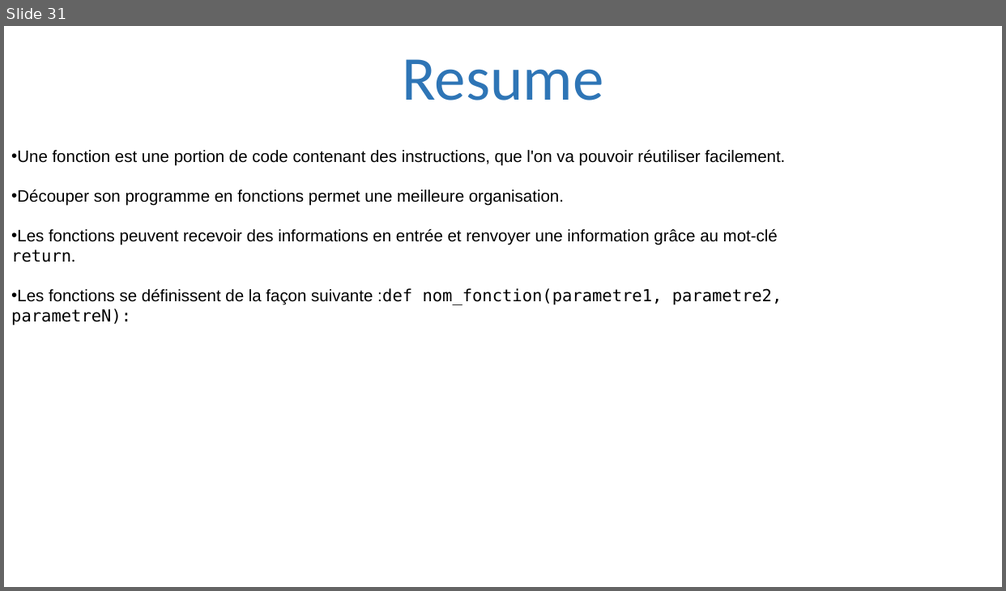
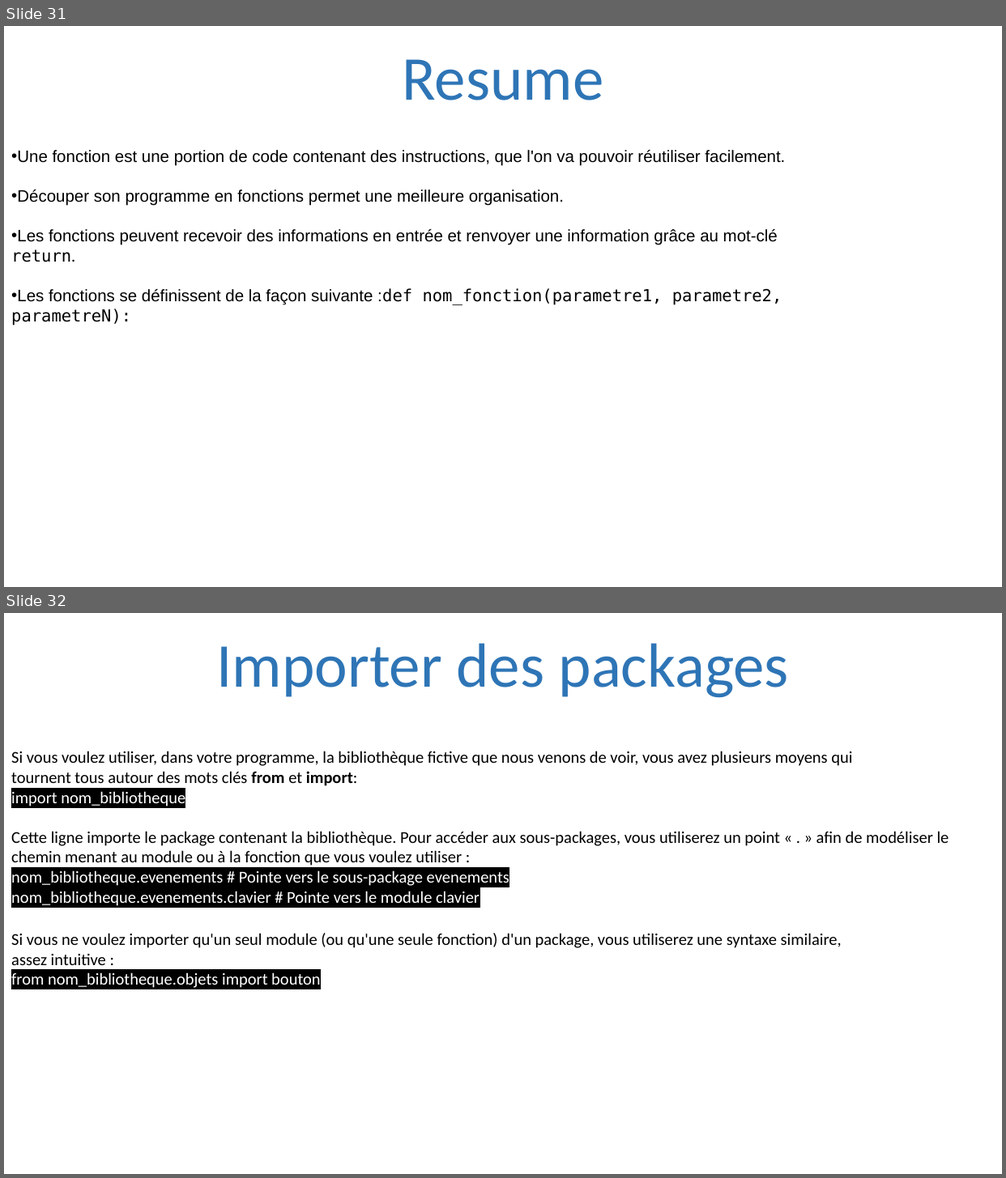
Before and after one commit to julienPalleau/PythonDoc, a slide deck: Python-resume.pptx. Shown one above the other, each under a label of ours: slide 31 before the commit, slides 31 and 32 after it. The pictures are 1006x591 and 1006x1178 pixels, drawn with LibreOffice and Linux fonts; fonts in the diff are those of the drawing. Boxes give left, top, right and bottom in pixels: in the first picture for what was removed or moved away, otherwise in the second. Text is boxed around its words. In the diff, an @@ line names an element or a change of style, - is before the commit and + after.

```diff
--- a/Python-resume.pptx
+++ b/Python-resume.pptx
@@ slide 32 added at (4, 613, 1002, 1174), background #FFFFFF @@
@@ title added at (216, 643, 789, 698), 60 pt, text #2E75B6 @@
+Importer des packages
@@ text added at (11, 751, 949, 988), 16 pt, text #000000 @@
+Si vous voulez utiliser, dans votre programme, la bibliothèque fictive que nous venons de voir, vous avez plusieurs moyens qui
+tournent tous autour des mots clés from et import:
+import nom_bibliotheque
+Cette ligne importe le package contenant la bibliothèque. Pour accéder aux sous-packages, vous utiliserez un point « . » afin de modéliser le
+chemin menant au module ou à la fonction que vous voulez utiliser :
+nom_bibliotheque.evenements # Pointe vers le sous-package evenements
+nom_bibliotheque.evenements.clavier # Pointe vers le module clavier
+Si vous ne voulez importer qu'un seul module (ou qu'une seule fonction) d'un package, vous utiliserez une syntaxe similaire,
+assez intuitive :
+from nom_bibliotheque.objets import bouton
```
Also in this commit, not shown: 18 other slides added.
